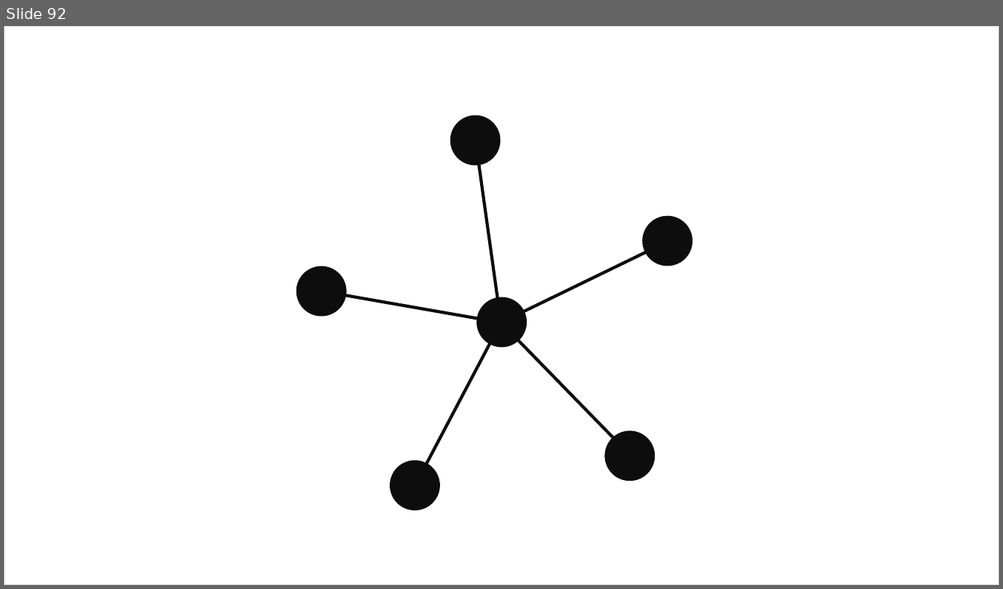
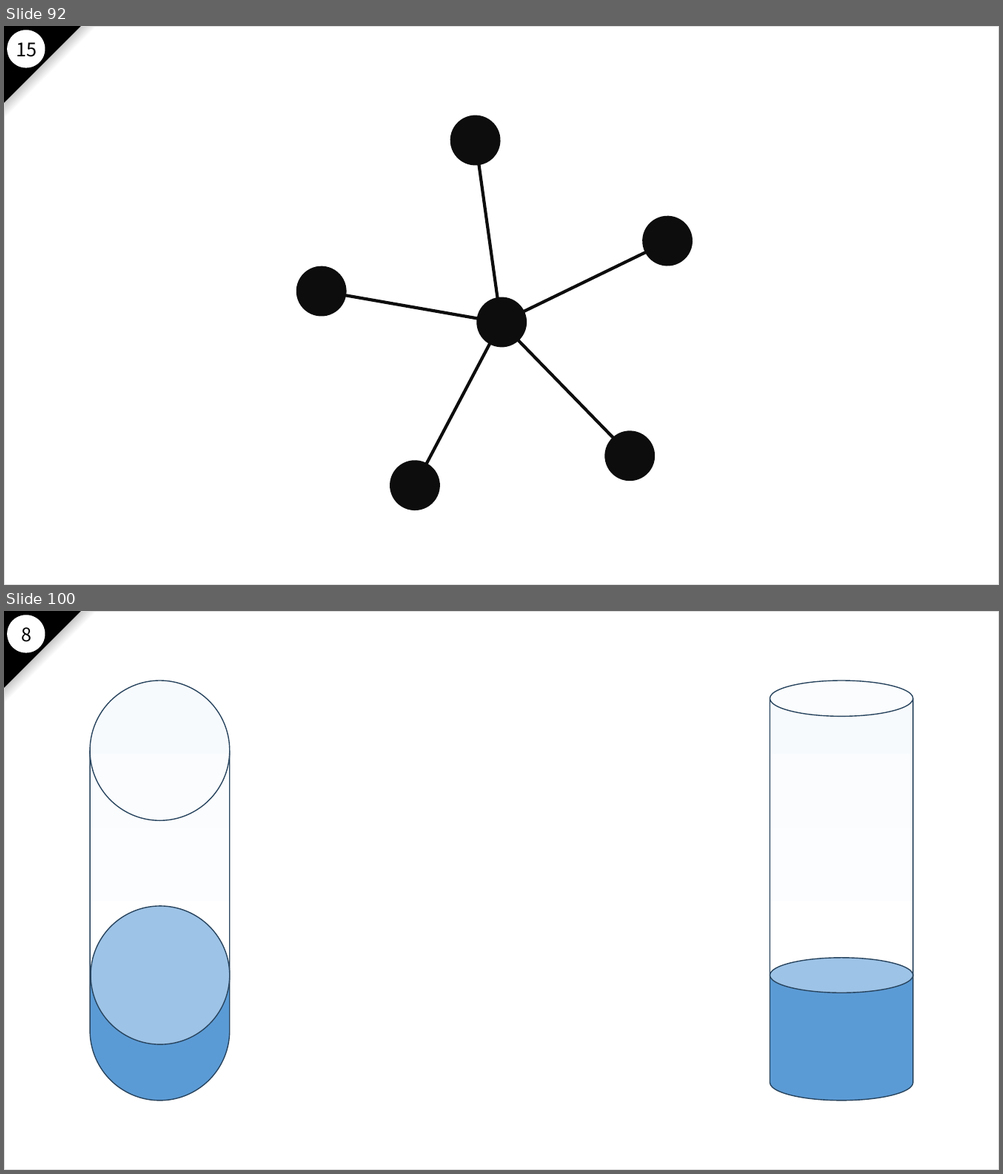
Before and after one commit to nakayama-kazuki/2021, a slide deck: pptx/power-punch-v2.pptx. Shown one above the other, each under a label of ours: slide 92 before the commit, slides 92 and 100 after it; the slides between them are not shown. The pictures are 1003x589 and 1003x1174 pixels, drawn with LibreOffice and Linux fonts; fonts in the diff are those of the drawing. Boxes give left, top, right and bottom in pixels: in the first picture for what was removed or moved away, otherwise in the second. Text is boxed around its words. In the diff, an @@ line names an element or a change of style, - is before the commit and + after.

```diff
--- a/pptx/power-punch-v2.pptx
+++ b/pptx/power-punch-v2.pptx
@@ slide 100 added at [4, 611, 999, 1170], background #FFFFFF; not listed: 4 template elements that a slide beside it also shows @@
@@ text added at [21, 627, 31, 642], 18 pt, text #000000 @@
+8
@@ cylinder added at [90, 681, 229, 1100], fill gradient #F7FAFD to #FFFFFF to #5B9BD5, outline #28445D 1 pt @@
@@ cylinder added at [769, 681, 913, 1100], fill gradient #F7FAFD to #FFFFFF to #5B9BD5, outline #28445D 1 pt @@
@@ ellipse added at [91, 906, 229, 1045], fill #9DC3E6, outline #28445D 1 pt @@
@@ ellipse added at [769, 958, 913, 993], fill #9DC3E6, outline #28445D 1 pt @@
@@ slide 92 changed as well @@
@@ right triangle added at [4, 26, 80, 102], fill #000000, outline #000000 1 pt @@
@@ right triangle added at [5, 27, 96, 118], fill gradient #FFFFFF to #808080 to #000000 @@
@@ ellipse added at [8, 30, 45, 67], fill #FFFFFF, outline #FFFFFF 1 pt @@
@@ text added at [16, 42, 37, 57], 18 pt, text #000000 @@
+15
```
Also in this commit, not shown: 100 other slides changed, 33 other slides added, 34 slides removed.
